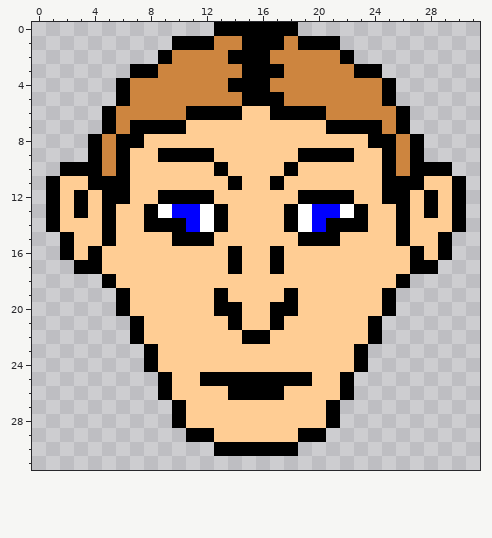
Edited in one commit: pixel-art sprite (portrait_0.png). Above: the version before the commit.
The file is 32x32 pixels.
Once edited:
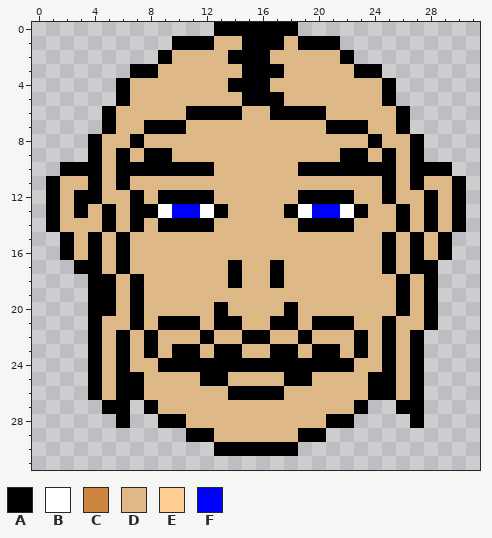
Palette (. is transparent): A #000000  B #ffffff  C #cd853f  D #deb887  E #ffcd94  F #0000ff
The exact change:
Changed rows in their new state; - is an unchanged pixel.
first column x 2:
 1 -----------DD---D-----------
 2 --------DDDD---DDDDD--------
 3 -------DDDDDD---DDDDD-------
 4 -----DDDDDDD---DDDDDDDD-----
 5 -----DDDDDDDD---DDDDDDD-----
 6 ----DDDDD----DD----DDDDD----
 7 ----DD---DDDDDDDDDD---DD----
 8 ---DD-DDDDDDDDDDDDDDDD-DD---
 9 ---D-DA-DDDDDDDDDDDD-AD-D---
10 ---D-AAAAAADDDDDDAAAAAA-D---
11 DD-D-DDDDDDDDDDDDDDDDDD-D-DD
12 D-ADDAD----DDDDDD----DD-DD-D
13 D-D-DA------DDDD------DD-D-D
14 DDD-DAD--AADDDDDDAA--DDD-DAD
15 -DADADDDDDDDDDDDDDDDDDDADAD-
16 -D-DADDDDDDDDDDDDDDDDDDAD-D-
17 ---DADDDDDDD-DD-DDDDDDDAD---
18 --A-DADDDDDDADDADDDDDDDD-DA-
19 --AADADDDDDDDDDDDDDDDDDDADA-
20 --AADADDDDD-DDDD-DDDDDDDADA-
21 --ADD-DAAADA-DD-ADAAADDADDA-
22 --ADADADDDADD--DDADDDADADA--
23 --ADAD-DAADAADDAADAAD-DADA--
24 --ADADDAAAAAAAAAAAAAADDADA--
25 --ADAADDDD--DDDD--DDDDAADA--
26 --ADAADDDDDD----DDDDDDAADA--
27 ---AA-ADDDDDDDDDDDDDDA--AA--
28 ----A--A-DDDDDDDDDD-A----A--
29 -----------DDDDDD-----------
